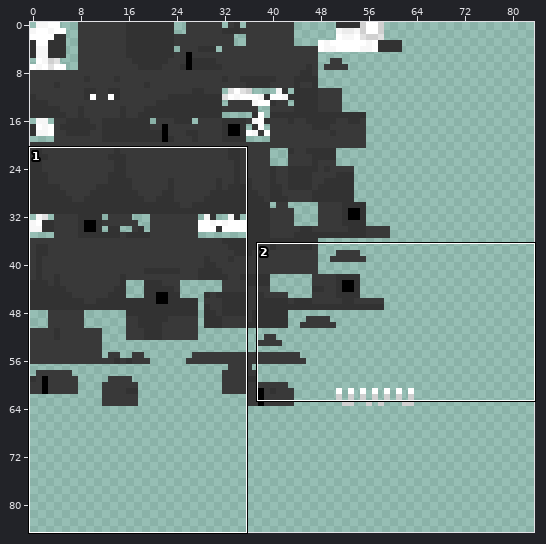
Two states of a sprite sheet, src/main/resources/assets/changed/textures/dark_latex_wolf_female.png. Above: a wide view before the commit, with the close-up outlined.
Close-up. Before the commit:
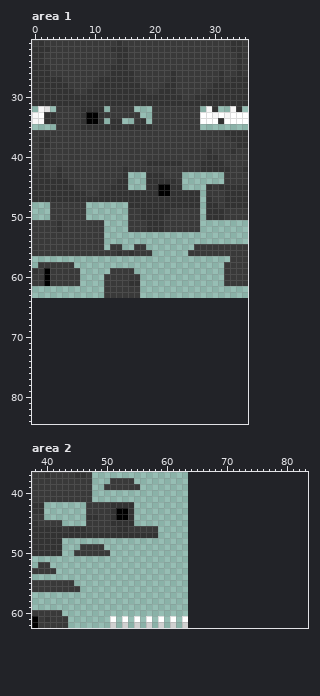
The file is 64x64 pixels. Colours within 5 levels of each other are drawn and written as one. Shown: area 1: x 0..35, y 21..84; area 2: x 38..83, y 37..62. The old version is drawn lined up with the new one, on the new canvas. The wide view leaves out empty margins.
And afterwards:
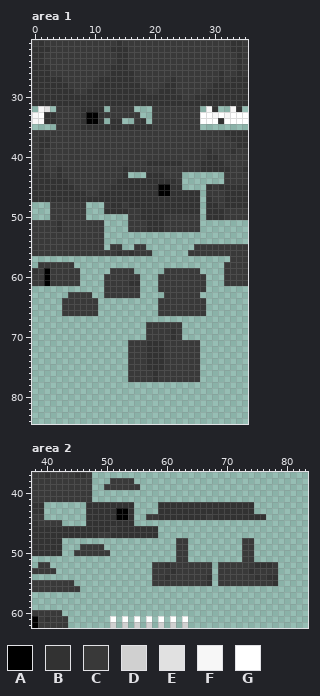
Palette (. is transparent): A #000000  B #323232  C #393939  D #d0d0d0  E #e1e1e1  F #f7f7f7  G #ffffff
The edit:
canvas 64x64 -> 128x128
--- area 1
@@ x 21..25 @@
 25 CCCCC
-26 CCBCC
+26 CCCCC
 27 CCBCC
@@ x 10..29 @@
 43 CCCCCB...BBBCCC.....
-44 CCCCBB...BBBBBC.....
-45 CCCBBB...BBAABB....B
+44 CCCCBBBBBBBBBBC.....
+45 CCCBBBBBBBBAABB....B
 46 CBBBBBBBBBBAABBBBB.C
 47 BBBBBBBBBBBBBBBBBB.B
-48 ......BBBBBBBBBBBB.B
-49 ......CCBBBBBCCCCC.B
+48 ..CBBCBBBBBBBBBBBB.B
+49 ..BBBBCCBBBBBBBBBB.B
 50 ......CCBBBBCCCCCC.B
@@ x 0..35 @@
 58 .CCCCCC.........................CCCC
-59 BCACCCCC.....CCCC...............CCCC
-60 CCACCCCC....CCCCCC..............CCCC
-61 CCACCCCC....CCCCBB..............CCCC
-62 ............CCCCCC..................
-63 ............CCCCCC..................
-64 ....................................
-65 ....................................
-66 ....................................
+59 BCACCCCC.....CCCC.....CCCCCC....CCCC
+60 CCACCCCC....CCCCCC...CCCCCCCC...CCCC
+61 CCACCCCC....CCCCBB...CCCCCCCC...CCCC
+62 ............CCCCCC...CCCCCCCC.......
+63 ......CCCC..CCCCCC....CCCCCC........
+64 .....CCCCCC..........CCCCCCCC.......
+65 .....CCCCCC..........CCCCCCCC.......
+66 .....CCCCCC..........CCCCCCCC.......
 67 ....................................
-68 ....................................
-69 ....................................
-70 ....................................
-71 ....................................
-72 ....................................
-73 ....................................
-74 ....................................
-75 ....................................
-76 ....................................
-77 ....................................
+68 ...................CCCCCC...........
+69 ...................CCCCBC...........
+70 ...................CCCCBC...........
+71 ................CCCBBBCCCCCC........
+72 ................CCCBBBCCCCCC........
+73 ................CCCBBBCCCCCC........
+74 ................CCCBBBCCCCCC........
+75 ................CCCBBBCCCCCC........
+76 ................CCCCBCCCCCCC........
+77 ................CCCCBCCCCCCC........
 78 ....................................
--- area 2
@@ x 38..83 @@
 41 CCCCCCCCCC....................................
-42 BB.......CCCCBBBB.............................
-43 BB.......CCCCBAAB.............................
-44 CC.......BBCCBAAB.............................
-45 BCCCC....CCCCBBBB.............................
-46 BBBBBCBBBCCCCCBBCCCCC.........................
-47 BBBBBBBBBBBBBBBBBBBBB.........................
-48 BBBBB.........................................
-49 BBBBB...CCCC..................................
-50 BBBBB..CCCCCC.................................
-51 ..............................................
-52 .CC...........................................
-53 CCCC..........................................
-54 ..............................................
-55 CCCCCCC.......................................
+42 BB.......BBBBBBBB....BBBBBBBBBBBBBBBB.........
+43 BB.......BBBBBAAB....BBBBBBBBBBBBBBBB.........
+44 CC.......BBBBBAAB..CCBBBBBBBBCBBBBBBBBB.......
+45 BCCCC....BBBBBBBB.............................
+46 BBBBBBBBBBBBBCBBBBBBB.........................
+47 BBBBBBBBBBBCCBBBBBBBB.........................
+48 BBBBB...................CC.........CC.........
+49 BBBBB...CCCC............CC.........CC.........
+50 BBBBB..CCCCCC...........CC.........CC.........
+51 ........................CC.........CC.........
+52 .CC.................CCBCCCCCCC.CCCCCCBBBC.....
+53 CCCC................CCCBCCCCCC.CCCCCBCCCC.....
+54 ....................CCBCCCCCCB.CCCCCCBCBB.....
+55 CCCCCCC.............CCCCCCCCCB.CCCCCCCCCB.....
 56 CCCCCCCC......................................
Pixel boxes of the changes (left, top, right, bottom) in both close-ups:
changed: (170, 70, 176, 76)
changed: (104, 178, 200, 214)
added: (128, 268, 206, 382)
added: (62, 292, 98, 316)
changed: (86, 502, 278, 586)
changed: (62, 526, 68, 532)
